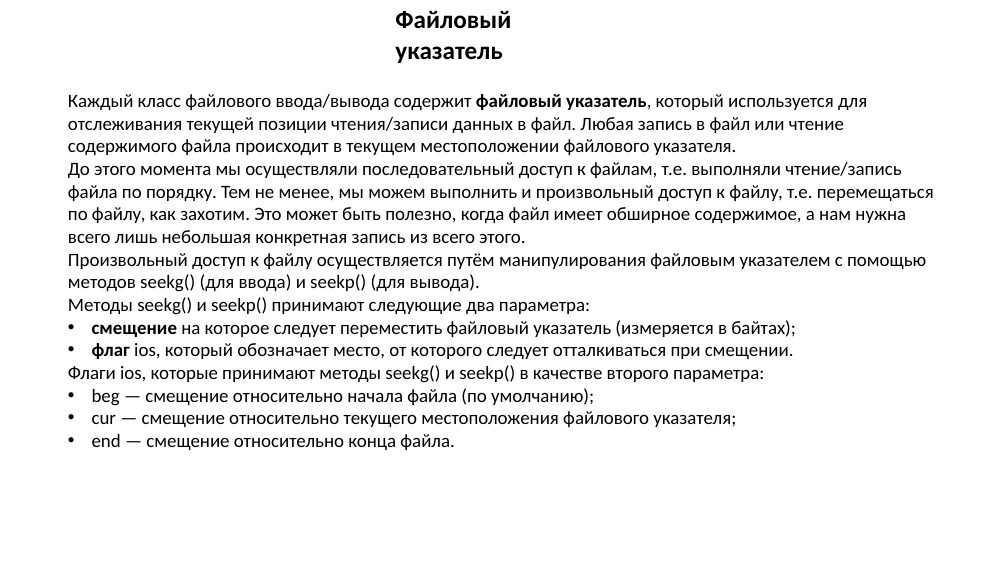
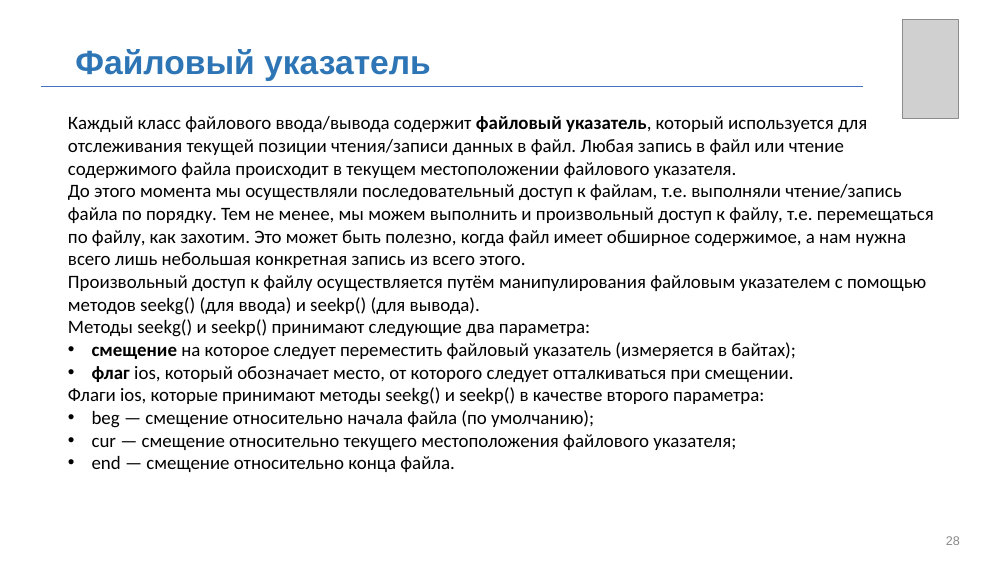
Before and after one commit to MUCTR-IKT-CPP/cpp_course, a slide deck: slide 28 of Лекции/2022/6/Абстрактные классы.pptx (slide 19 before the commit). Drawn at 1008x567 pixels with LibreOffice and Linux fonts; fonts in the diff are those of the drawing; grey boxes stand for pictures; background and template pictures are left out. Boxes give left, top, right and bottom in pixels: in the first picture for what was removed or moved away, otherwise in the second. Text is boxed around its words. In the diff, an @@ line names an element or a change of style, - is before the commit and + after.

```diff
--- a/Лекции/2022/6/Абстрактные классы.pptx
+++ b/Лекции/2022/6/Абстрактные классы.pptx
@@ picture added at (902,20,958,119) @@
@@ text "Файловый указатель": place and size @@
-text "Файловый указатель" at (395,10,511,63)
+text "Файловый указатель" at (75,49,431,81)
@@ text "Файловый указатель" at (75,49,431,81): size 24 to 32 pt, font Calibri to Arial, text colour #000000 to #2E75B6; vertical alignment top to middle @@
@@ line added from (41, 86) to (864, 86), #4472C4 0.5 pt @@
@@ text "Каждый класс файлового ввода/вывода содержит ...": place and size @@
-text "Каждый класс файлового ввода/вывода содержит ..." at (68,94,934,450)
+text "Каждый класс файлового ввода/вывода содержит ..." at (68,116,934,472)
@@ page number added at (946,536,960,545), 12 pt, text #8C8C8C @@
+28
```
Also in this commit, not shown: 18 other slides changed, 10 slides added, 1 slide removed, 4 other files.
